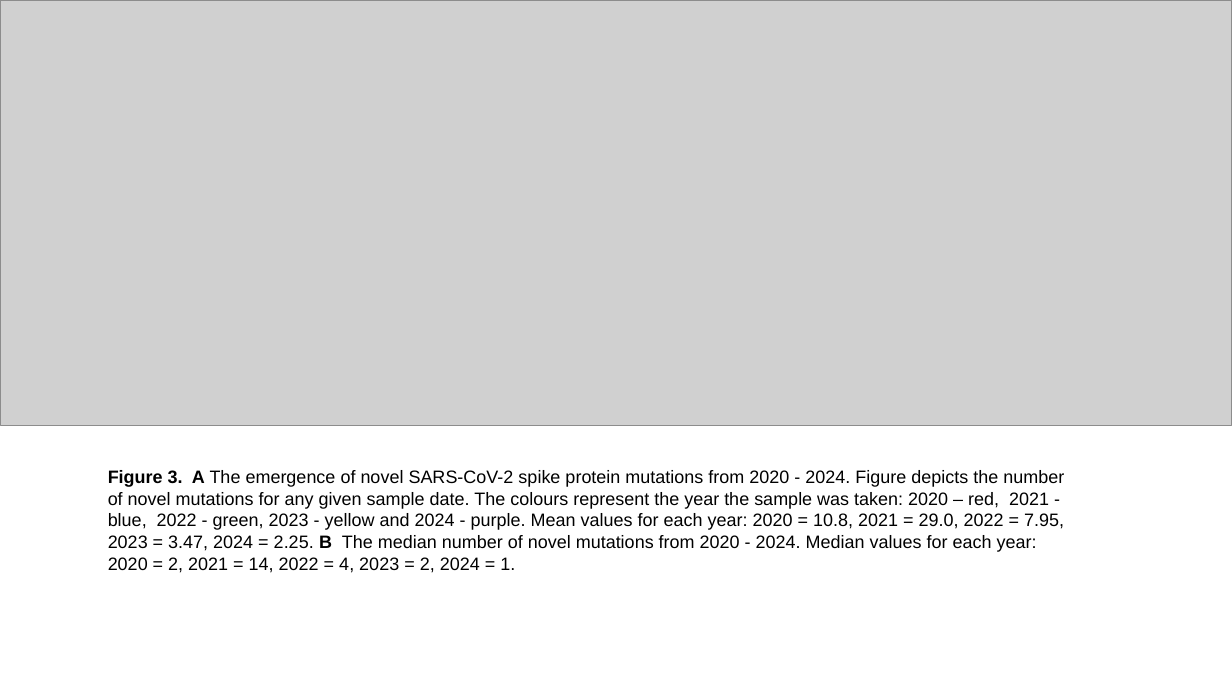
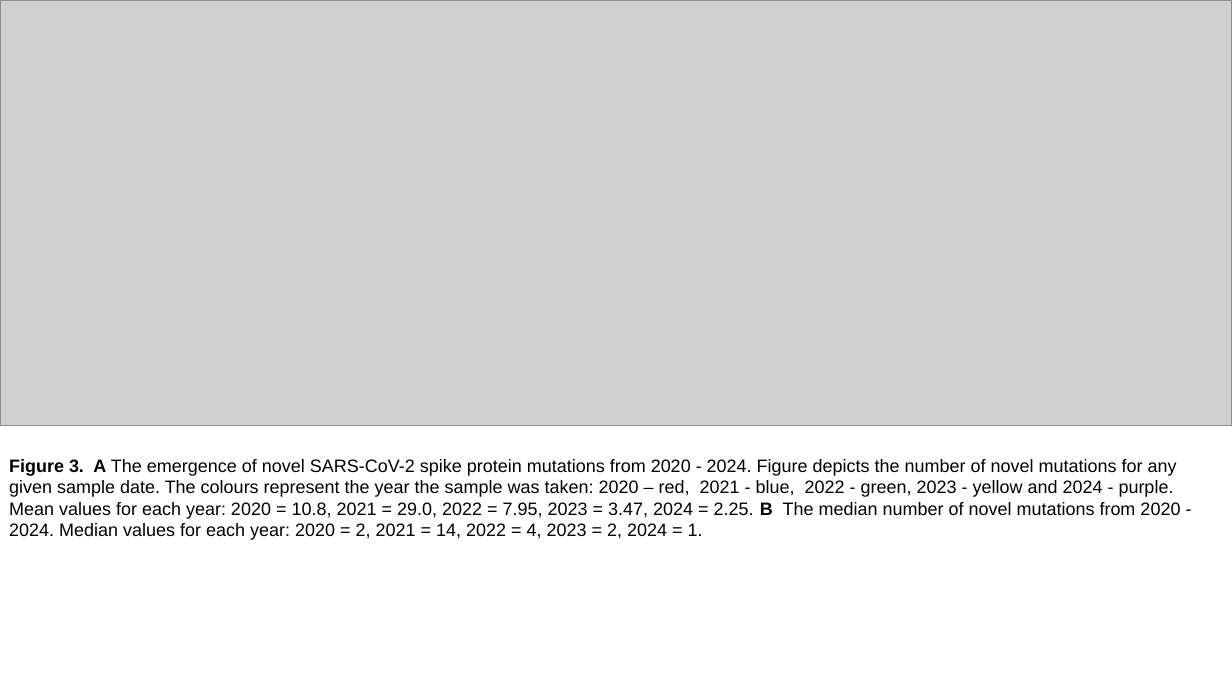
Before and after one commit to sha524/Spike_protein, a slide deck: slide 3 of Plots and Figures/Real plots and figures/Completed figures with captions.pptx. Drawn at 1232x693 pixels with LibreOffice and Linux fonts; fonts in the diff are those of the drawing; grey boxes stand for pictures. Boxes give left, top, right and bottom in pixels: in the first picture for what was removed or moved away, otherwise in the second. Text is boxed around its words. In the diff, an @@ line names an element or a change of style, - is before the commit and + after.

Commit message:
Figures 2 and 3, report work

```diff
--- a/Plots and Figures/Real plots and figures/Completed figures with captions.pptx
+++ b/Plots and Figures/Real plots and figures/Completed figures with captions.pptx
@@ text "Figure 3. A The emergence ..." rewrapped from (x1=108, y1=470, x2=1064, y2=573) to (x1=9, y1=459, x2=1180, y2=540) @@
```
Also in this commit, not shown: 1 other slide changed, 1 other file.
